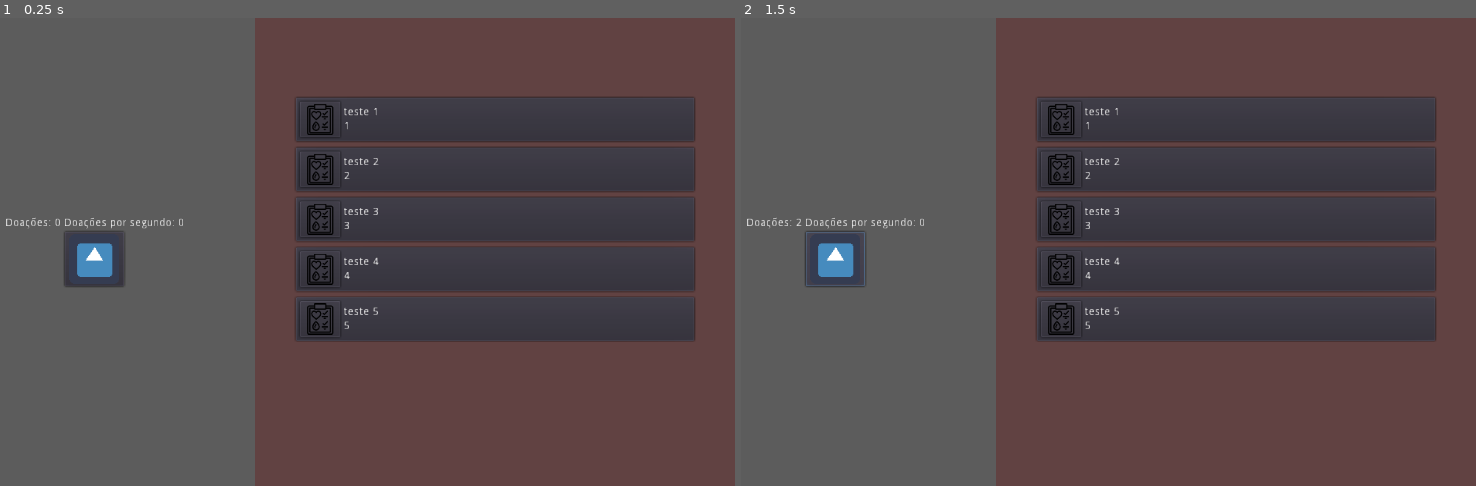
Above: before the commit, frames 1-2 (left to right).
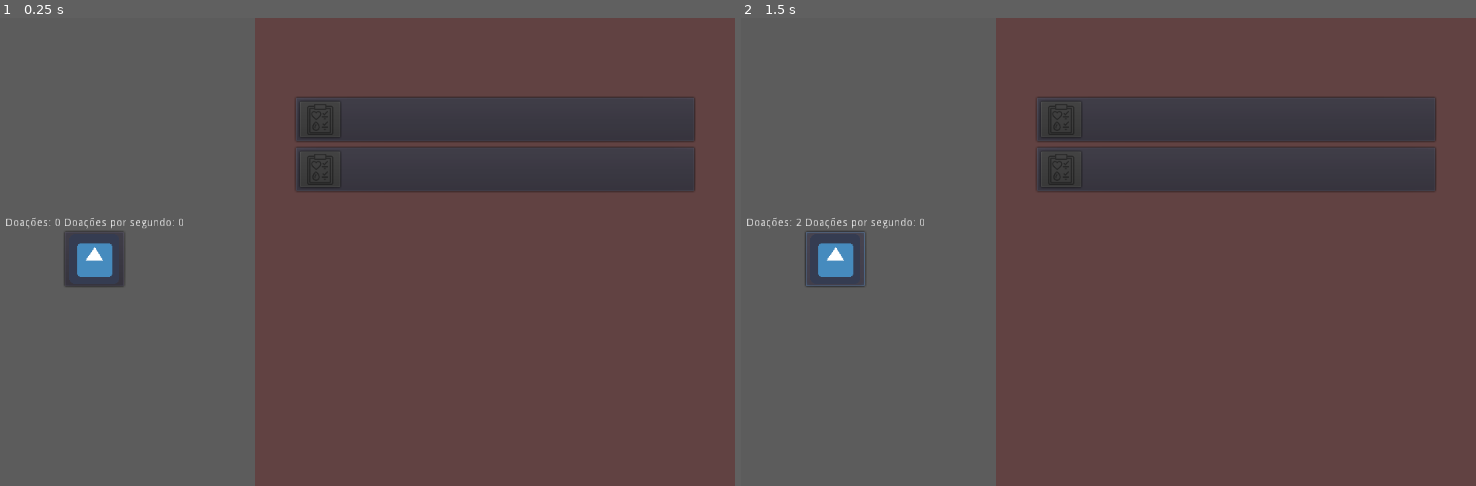
Above: after the commit, the same moments.

Repository: LeonardoBevilacqua/Blood-clicker
Game: Godot game, scene res://scenes/mainGame.tscn
Two runs of this game, one before a commit and one after it. Both use one fixed random seed, a clock stepped at 60 frames per second and the inputs below. The engine's default icon, where the game draws it, is replaced by a stand-in: a white triangle on a blue panel in a dark square.
Inputs (mouse positions are in pixels of both pictures, inside the frame that each line leads up to):
- Up to frame 1 (0.25 s): no input
- Up to frame 2 (1.5 s): click (836, 261) at 0.52 s; click (836, 261) at 1.27 s

The runs differ from the first frame. In frame 1, 16% of the frame differs, in the area x 40-95%, y 18-70%; in frame 2, 16%.

Commit message:
carregando recurso pelo json

Diff:
--- /dev/null
+++ b/resources/upgrades.json
@@ -0,0 +1,14 @@
+{
+    "upgrades": [
+        {
+            "description": "Campanha na TV",
+            "value": 0.3,
+            "price": 25
+        },
+        {
+            "description": "Campanha na TV",
+            "value": 0.3,
+            "price": 10
+        }
+    ]
+}
--- a/scripts/UpgradePanel.gd
+++ b/scripts/UpgradePanel.gd
@@ -5,14 +5,10 @@
 var upgradeButton = preload("res://scenes/components/UpgradeButton.tscn")
 var _counter = 0
 
+var buttons = []
+
 func _ready():
-	for i in range(5):
-		var bt = upgradeButton.instance()
-
-		bt.init(str("teste ", i+1), i+1, i+1)
-		bt.connect("button_click", self, "_button_click")
-
-		$Control/MarginContainer/VBoxContainer.add_child(bt)
+	self._generate_buttons(self._load_upgrades())
 
 func _button_click(button):
 	if (int(_counter) < button._price):
@@ -23,3 +19,40 @@
 
 func set_counter(counter):
 	self._counter = counter
+	self._set_buttons_status()
+
+func _load_upgrades():
+	var file = File.new()
+	file.open("res://resources/upgrades.json", file.READ)
+
+	var json = parse_json(file.get_as_text())
+	file.close()
+
+	return json.upgrades
+
+func _generate_buttons(upgrades):
+	for upgrade in upgrades:
+		var button = upgradeButton.instance()
+
+		button.init(upgrade.description, upgrade.value, upgrade.price)
+		button.connect("button_click", self, "_button_click")
+
+		if upgrade.price > _counter:
+			button.get_node("HBoxContainer/Button").disabled = true
+			button.get_node("HBoxContainer/Rows").hide()
+
+		buttons.append(button)
+
+		$Control/MarginContainer/VBoxContainer.add_child(button)
+
+func _set_buttons_status():
+	for button in buttons:
+		if !is_instance_valid(button):
+			buttons.erase(button)
+			continue
+
+		if _counter >= button._price:
+			button.get_node("HBoxContainer/Button").disabled = false
+			button.get_node("HBoxContainer/Rows").show()
+		elif _counter < button._price:
+			button.get_node("HBoxContainer/Button").disabled = true
